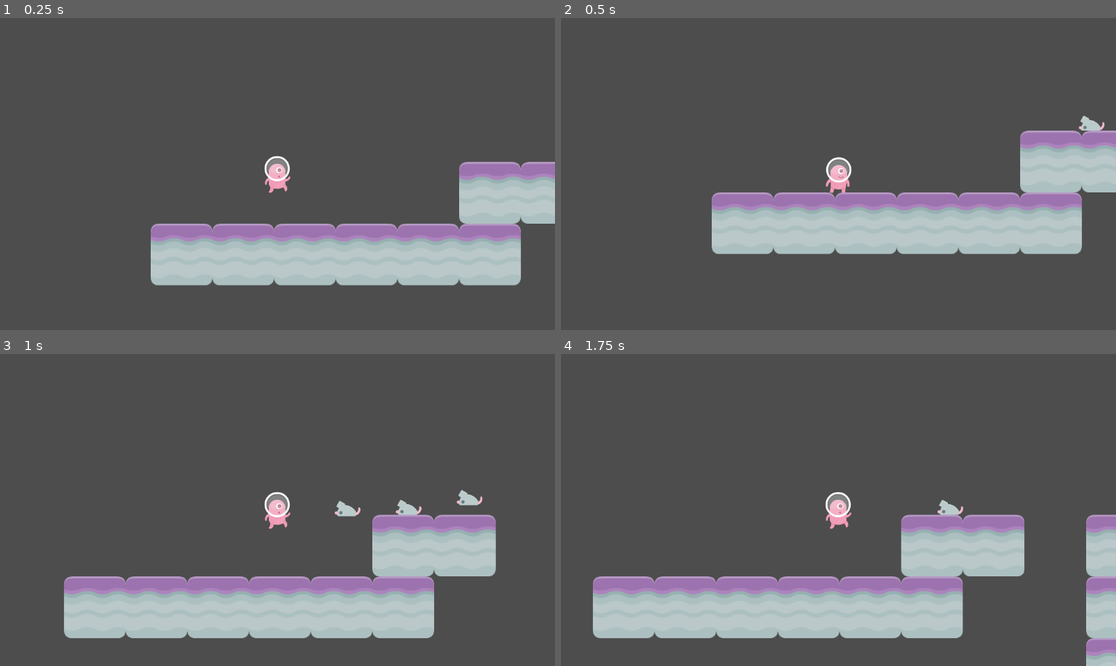
Above: before the commit, frames 1-4 (two rows, left to right).
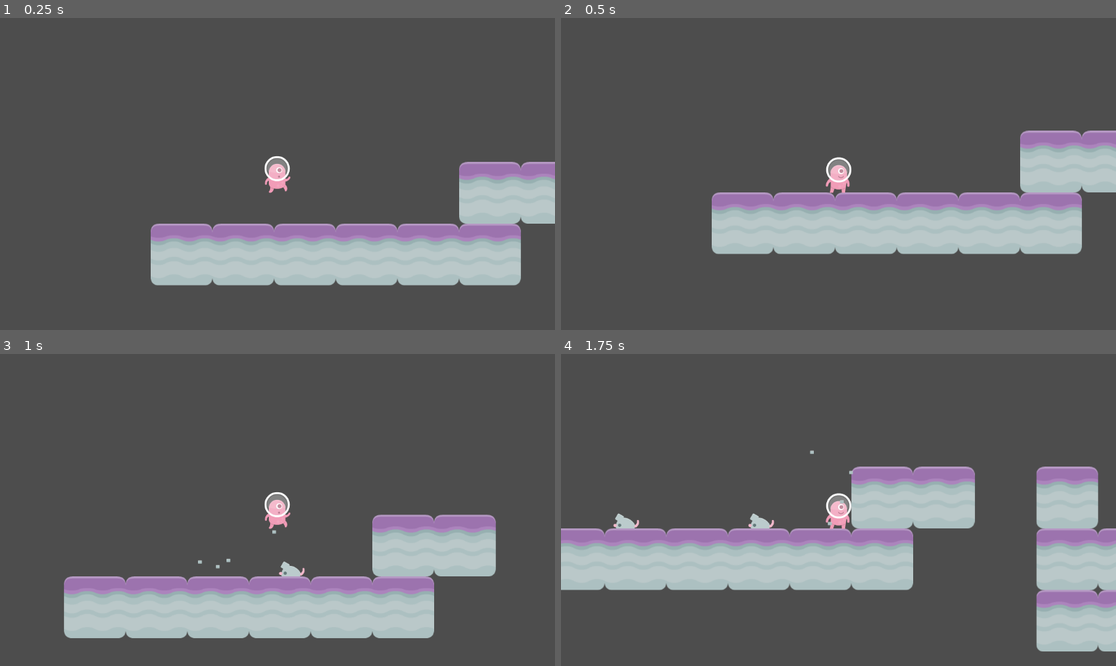
Above: after the commit, the same moments.

Repository: rhaken/tutorial-8-rhaken
Game: Godot game, scene res://scenes/Level 1.tscn
The game is run twice, just before and just after one commit, with the same random seed, the same clock (stepped at 60 frames per second) and the same inputs.
Inputs:
- Up to frame 1 (0.25 s): no input
- Up to frame 2 (0.5 s): no input
- Up to frame 3 (1 s): hold Right (right) from 0.53 s (still down); tap Space (jump) at 0.77 s
- Up to frame 4 (1.75 s): keep holding Right (right); tap Space (jump) at 1.52 s

Frame 1 is identical in both runs. In frame 2, 0.1% of the frame differs, in the area x 93-98%, y 31-37%; in frame 3, 0.6%; in frame 4, 38%, in the area x 0-100%, y 30-100%.
Error before the commit: Attempt to call function 'set_emitting' in base 'null instance' on a null instance. (res://Scripts/Player.gd:27)

Commit message:
selesai tutorial

Diff:
--- a/scenes/Enemy.tscn
+++ b/scenes/Enemy.tscn
@@ -1,7 +1,7 @@
 [gd_scene load_steps=5 format=3 uid="uid://cbj425a8bldtb"]
 
 [ext_resource type="Script" path="res://Scripts/Enemy.gd" id="1"]
-[ext_resource type="Texture2D" uid="uid://d3sjm662mv7dm" path="res://Assets/kenney_platformerpack/PNG/Enemies/mouse.png" id="2"]
+[ext_resource type="Texture2D" uid="uid://d3sjm662mv7dm" path="res://assets/kenney_platformerpack/PNG/Enemies/mouse.png" id="2"]
 [ext_resource type="PackedScene" path="res://scenes/Area Trigger.tscn" id="3_5vx5k"]
 
 [sub_resource type="RectangleShape2D" id="1"]
--- a/scenes/Level 1.tscn
+++ b/scenes/Level 1.tscn
@@ -1,8 +1,8 @@
-[gd_scene load_steps=8 format=3 uid="uid://d3a2sgehaqjdt"]
+[gd_scene load_steps=9 format=3 uid="uid://d3a2sgehaqjdt"]
 
-[ext_resource type="PackedScene" uid="uid://beg452kqkfydx" path="res://Scenes/Player.tscn" id="1"]
+[ext_resource type="PackedScene" uid="uid://beg452kqkfydx" path="res://scenes/Player.tscn" id="1"]
 [ext_resource type="PackedScene" uid="uid://cbrrsfnbg3p0g" path="res://scenes/Spawner.tscn" id="1_yaxqa"]
-[ext_resource type="Texture2D" uid="uid://r37ts0nyebjk" path="res://Assets/Familiar Looking Rocket.png" id="3"]
+[ext_resource type="Texture2D" uid="uid://r37ts0nyebjk" path="res://assets/Familiar Looking Rocket.png" id="3"]
 [ext_resource type="Texture2D" uid="uid://dd7fcijo64bic" path="res://assets/kenney_platformerpack/Spritesheets/spritesheet_gr_planet.png" id="4_8s0ta"]
 [ext_resource type="PackedScene" path="res://scenes/Area Trigger.tscn" id="4_t7cob"]
 
@@ -42,10 +42,19 @@
 physics_layer_0/collision_layer = 1
 sources/0 = SubResource("TileSetAtlasSource_we7op")
 
+[sub_resource type="ParticleProcessMaterial" id="ParticleProcessMaterial_sejns"]
+particle_flag_disable_z = true
+emission_shape = 3
+emission_box_extents = Vector3(2000, 10, 0)
+spread = 20.0
+gravity = Vector3(-500, 500, 0)
+scale_max = 10.0
+color = Color(0.517647, 0.65098, 0.713726, 1)
+
 [node name="Level 1" type="Node2D"]
 
 [node name="Spawner" parent="." instance=ExtResource("1_yaxqa")]
-position = Vector2(734, 90)
+position = Vector2(465, 214)
 
 [node name="Sprite2D" type="Sprite2D" parent="."]
 position = Vector2(2170.27, 73.2836)
@@ -63,3 +72,10 @@
 
 [node name="Player" parent="." instance=ExtResource("1")]
 position = Vector2(135.152, 106.001)
+
+[node name="GPUParticles2D" type="GPUParticles2D" parent="."]
+amount = 20
+process_material = SubResource("ParticleProcessMaterial_sejns")
+lifetime = 4.0
+visibility_rect = Rect2(-100, -100, 2000, 500)
+trail_enabled = true
--- a/scenes/Player.tscn
+++ b/scenes/Player.tscn
@@ -1,7 +1,8 @@
-[gd_scene load_steps=8 format=3 uid="uid://beg452kqkfydx"]
+[gd_scene load_steps=10 format=3 uid="uid://beg452kqkfydx"]
 
 [ext_resource type="Script" path="res://Scripts/Player.gd" id="1"]
-[ext_resource type="Texture2D" uid="uid://d2oej36eq8vvl" path="res://Assets/kenney_platformerpack/Spritesheets/spritesheet_alien.png" id="2"]
+[ext_resource type="Texture2D" uid="uid://d2oej36eq8vvl" path="res://assets/kenney_platformerpack/Spritesheets/spritesheet_alien.png" id="2"]
+[ext_resource type="Texture2D" uid="uid://dpnuijhsx0eak" path="res://assets/kenney_platformerpack/PNG/Particles/brickGrey_small.png" id="3_boxd1"]
 
 [sub_resource type="RectangleShape2D" id="1"]
 size = Vector2(52.924, 76.884)
@@ -61,6 +62,13 @@
 "Walk": SubResource("4")
 }
 
+[sub_resource type="ParticleProcessMaterial" id="ParticleProcessMaterial_nguhy"]
+particle_flag_disable_z = true
+emission_shape = 3
+emission_box_extents = Vector3(30, 1, 1)
+spread = 180.0
+gravity = Vector3(0, -200, 0)
+
 [node name="Player" type="CharacterBody2D"]
 script = ExtResource("1")
 
@@ -80,3 +88,10 @@
 }
 
 [node name="Camera2D" type="Camera2D" parent="."]
+
+[node name="GPUParticles2D" type="GPUParticles2D" parent="."]
+position = Vector2(0, 30)
+amount = 4
+process_material = SubResource("ParticleProcessMaterial_nguhy")
+texture = ExtResource("3_boxd1")
+lifetime = 0.5
--- a/scripts/Spawner.gd
+++ b/scripts/Spawner.gd
@@ -2,7 +2,7 @@
 
 @onready var enemy = preload("res://Scenes/Enemy.tscn")
 
-@export var spawn_rate: float = 0.3
+@export var spawn_rate: float = 0.7
 
 var current_time = 0
 
